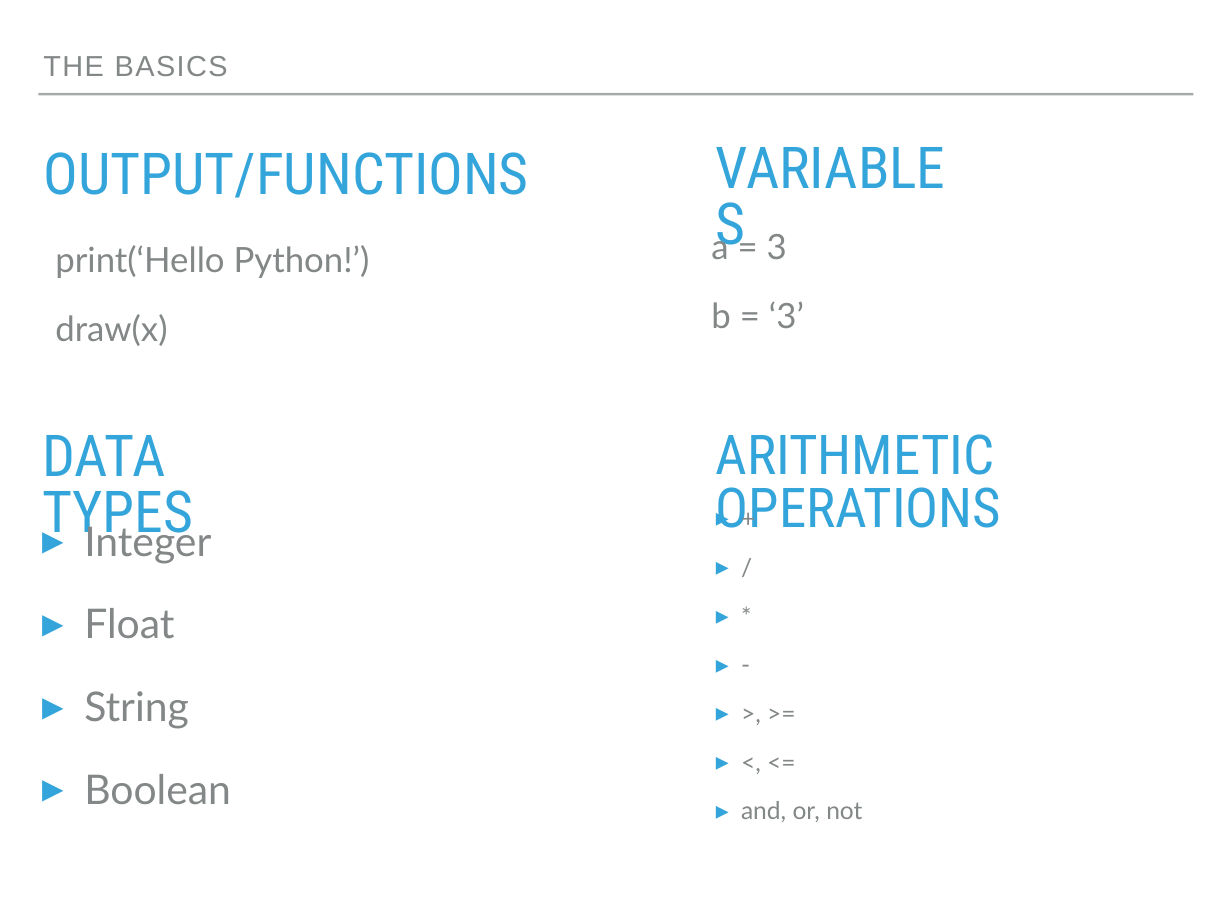
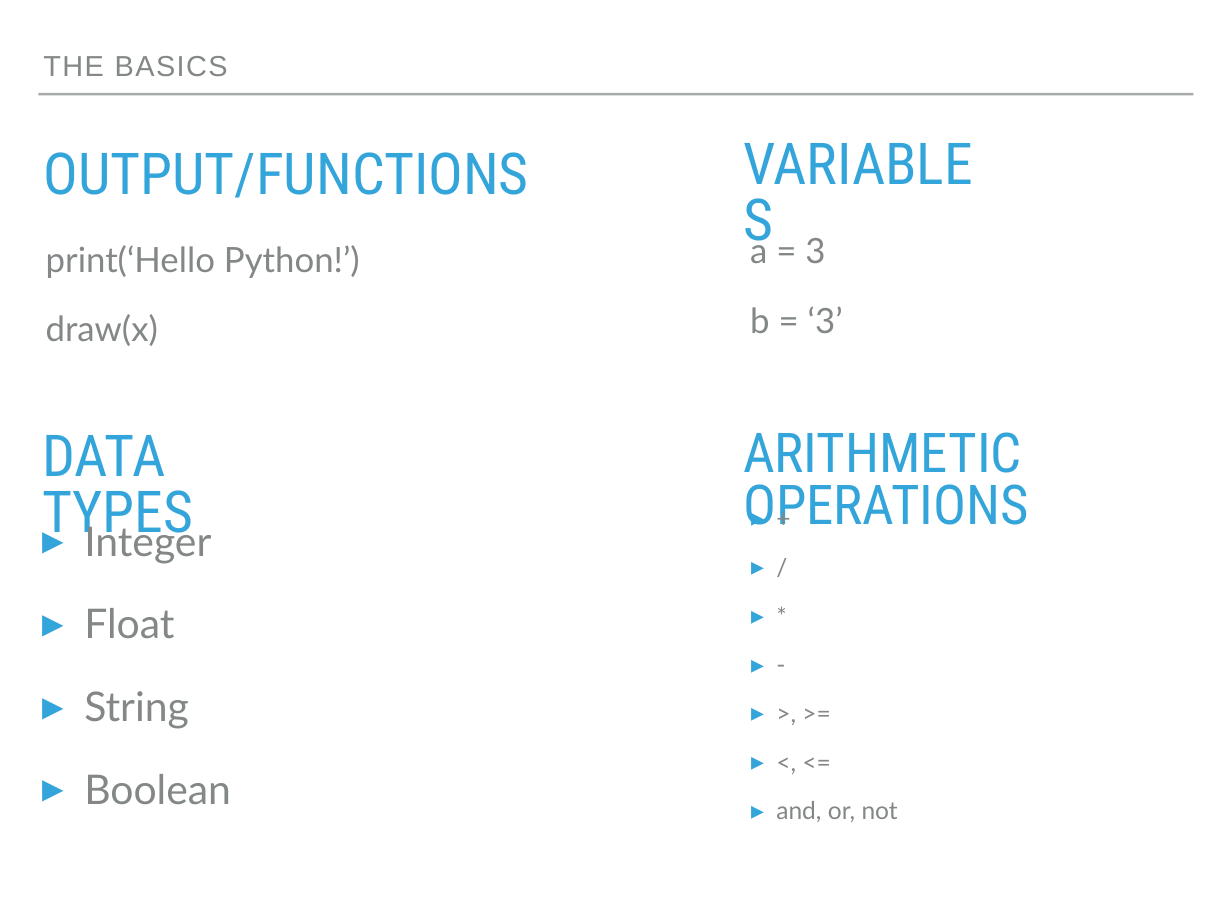
Before and after one commit to wizofe/lse-titanic, a slide deck: slide 9 of titanic_intro_python.pptx. Drawn at 1232x924 pixels with LibreOffice and Linux fonts; fonts in the diff are those of the drawing. Boxes give left, top, right and bottom in pixels: in the first picture for what was removed or moved away, otherwise in the second. Text is boxed around its words. In the diff, an @@ line names an element or a change of style, - is before the commit and + after.

```diff
--- a/titanic_intro_python.pptx
+++ b/titanic_intro_python.pptx
@@ text "VARIABLES": place and size @@
-text "VARIABLES" at box(711, 139, 963, 208)
+text "VARIABLES" at box(738, 135, 990, 204)
@@ text "print(‘Hello Python!’)": place and size @@
-text "print(‘Hello Python!’)" at box(55, 245, 370, 346)
+text "print(‘Hello Python!’)" at box(46, 245, 360, 346)
@@ text "a = 3": place and size @@
-text "a = 3" at box(711, 232, 804, 328)
+text "a = 3" at box(750, 234, 843, 333)
@@ text "ARITHMETIC OPERATIONS": place and size @@
-text "ARITHMETIC OPERATIONS" at box(716, 434, 1002, 528)
+text "ARITHMETIC OPERATIONS" at box(743, 432, 1029, 526)
@@ text "+": place and size @@
-text "+" at box(741, 801, 862, 822)
+text "+" at box(776, 801, 898, 822)
```
Also in this commit, not shown: 5 other slides changed, 4 slides added.
